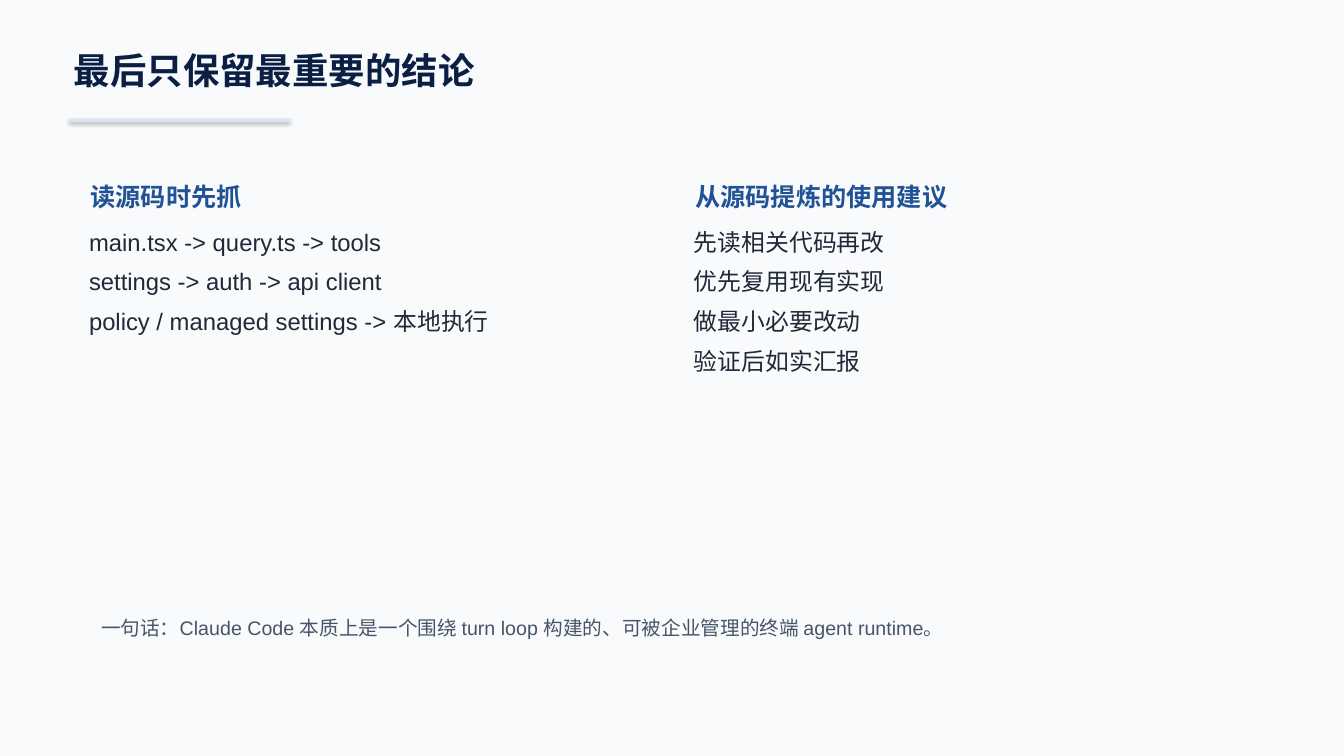
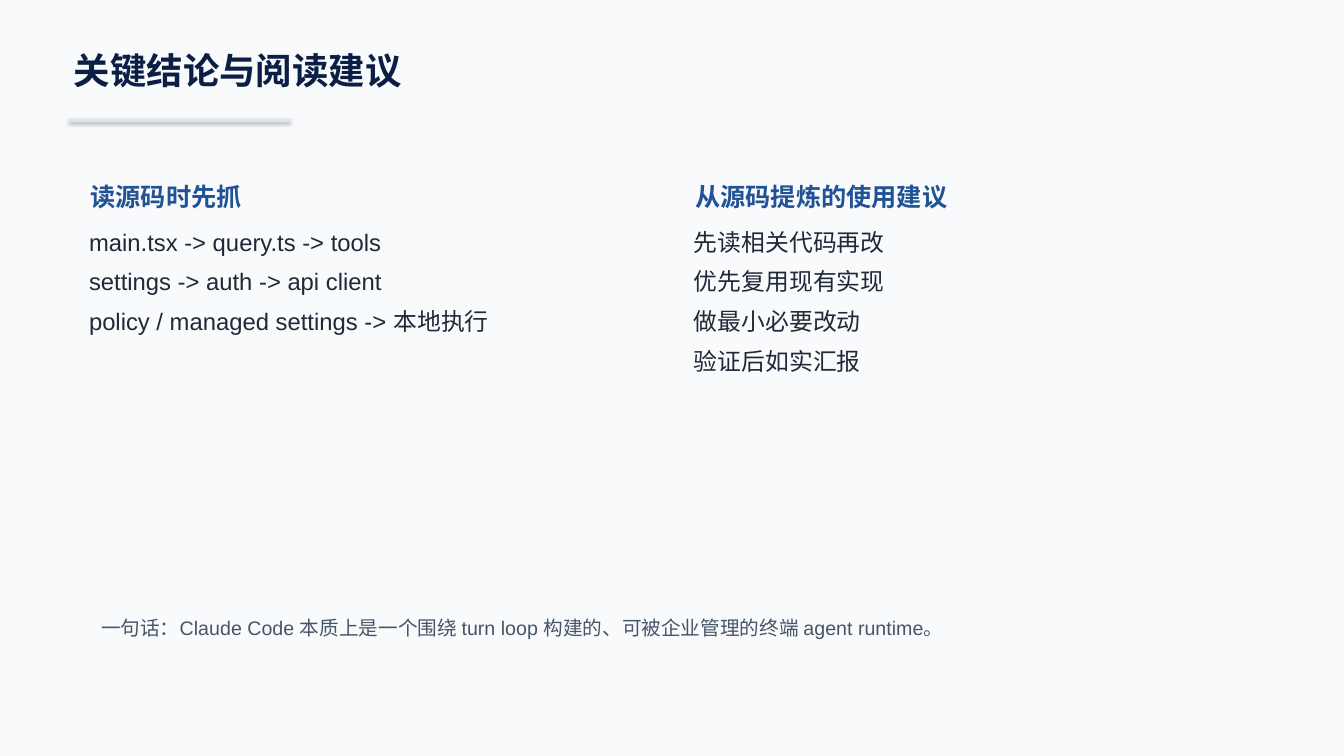
Before and after one commit to boboliu-1010/ccode, a slide deck: slide 20 of docs/zh/00-代码总览与运行时走读-WPS兼容版.pptx. Drawn at 1344x756 pixels with LibreOffice and Linux fonts; fonts in the diff are those of the drawing. Boxes give left, top, right and bottom in pixels: in the first picture for what was removed or moved away, otherwise in the second. Text is boxed around its words. In the diff, an @@ line names an element or a change of style, - is before the commit and + after.

```diff
--- a/docs/zh/00-代码总览与运行时走读-WPS兼容版.pptx
+++ b/docs/zh/00-代码总览与运行时走读-WPS兼容版.pptx
@@ text at (74,53,402,88): text changed @@
-最后只保留最重要的结论
+关键结论与阅读建议
```
Also in this commit, not shown: 4 other slides changed, 1 other file.
